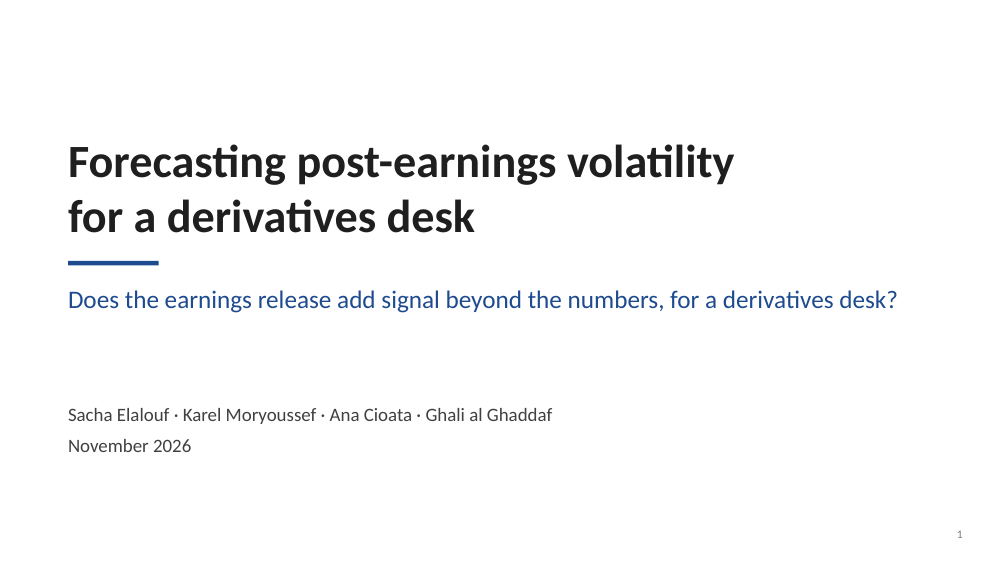
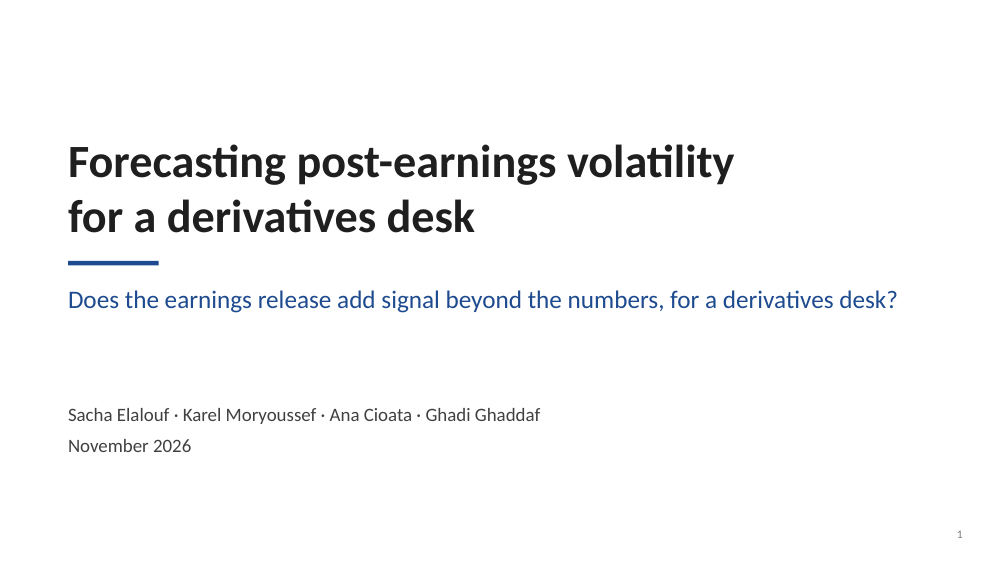
Before and after one commit to xkarelm/the-ai-edge-earnings-vol, a slide deck: slide 1 of vol_pipeline/deck/pitch_deck.pptx. Drawn at 1008x567 pixels with LibreOffice and Linux fonts; fonts in the diff are those of the drawing. Boxes give left, top, right and bottom in pixels: in the first picture for what was removed or moved away, otherwise in the second. Text is boxed around its words. In the diff, an @@ line names an element or a change of style, - is before the commit and + after.

```diff
--- a/vol_pipeline/deck/pitch_deck.pptx
+++ b/vol_pipeline/deck/pitch_deck.pptx
@@ text at (68, 408, 540, 424): text changed @@
-Sacha Elalouf · Karel Moryoussef · Ana Cioata · Ghali al Ghaddaf
+Sacha Elalouf · Karel Moryoussef · Ana Cioata · Ghadi Ghaddaf
```
Also in this commit, not shown: 3 other files.
